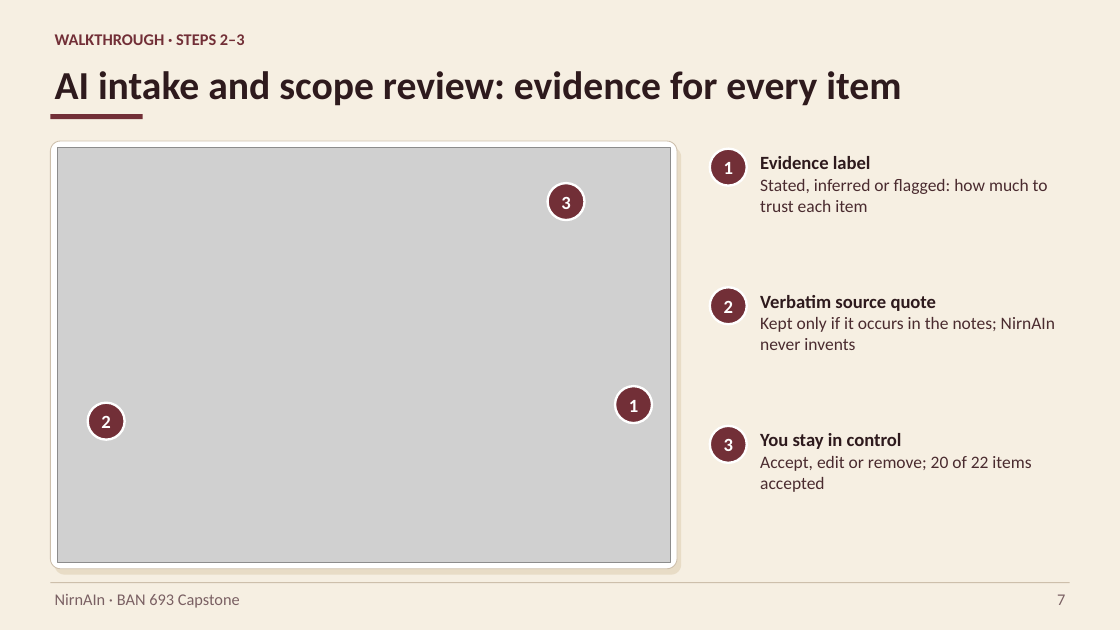
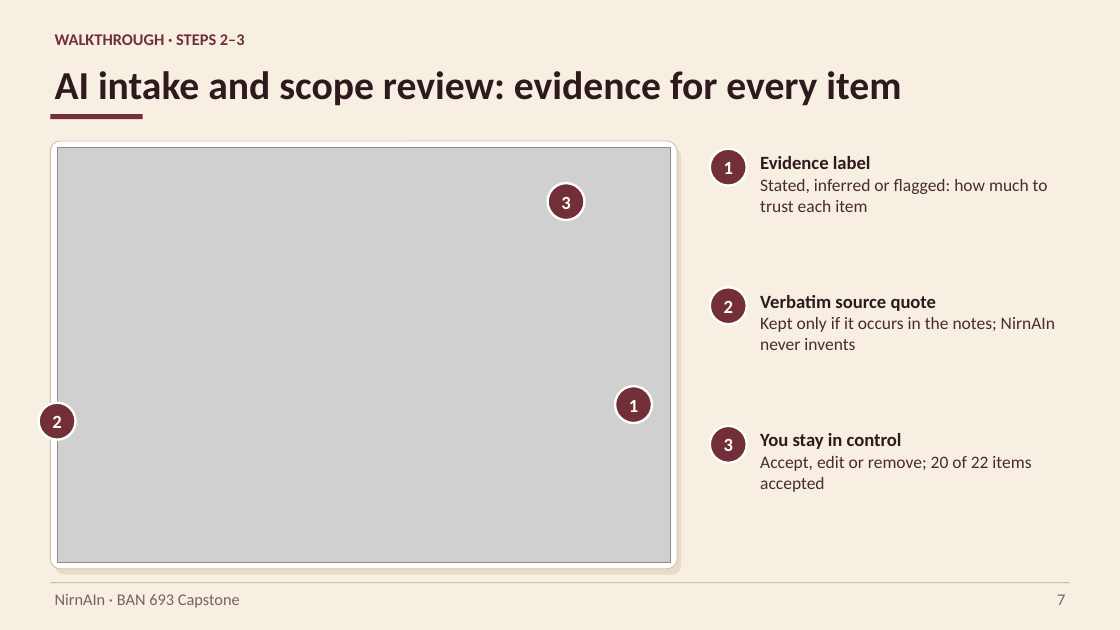
Before and after one commit to Dogiparthi-Sharada/NirnAIn, a slide deck: slide 7 of docs/project/NirnAIn_Capstone_Presentation.pptx. Drawn at 1120x630 pixels with LibreOffice and Linux fonts; fonts in the diff are those of the drawing; grey boxes stand for pictures. Boxes give left, top, right and bottom in pixels: in the first picture for what was removed or moved away, otherwise in the second. Text is boxed around its words. In the diff, an @@ line names an element or a change of style, - is before the commit and + after.

```diff
--- a/docs/project/NirnAIn_Capstone_Presentation.pptx
+++ b/docs/project/NirnAIn_Capstone_Presentation.pptx
@@ ellipse "2": place and size @@
-ellipse "2" at <box>87,402,124,439</box>
+ellipse "2" at <box>39,402,76,439</box>
```
Also in this commit, not shown: 4 other slides changed, 1 other file.
